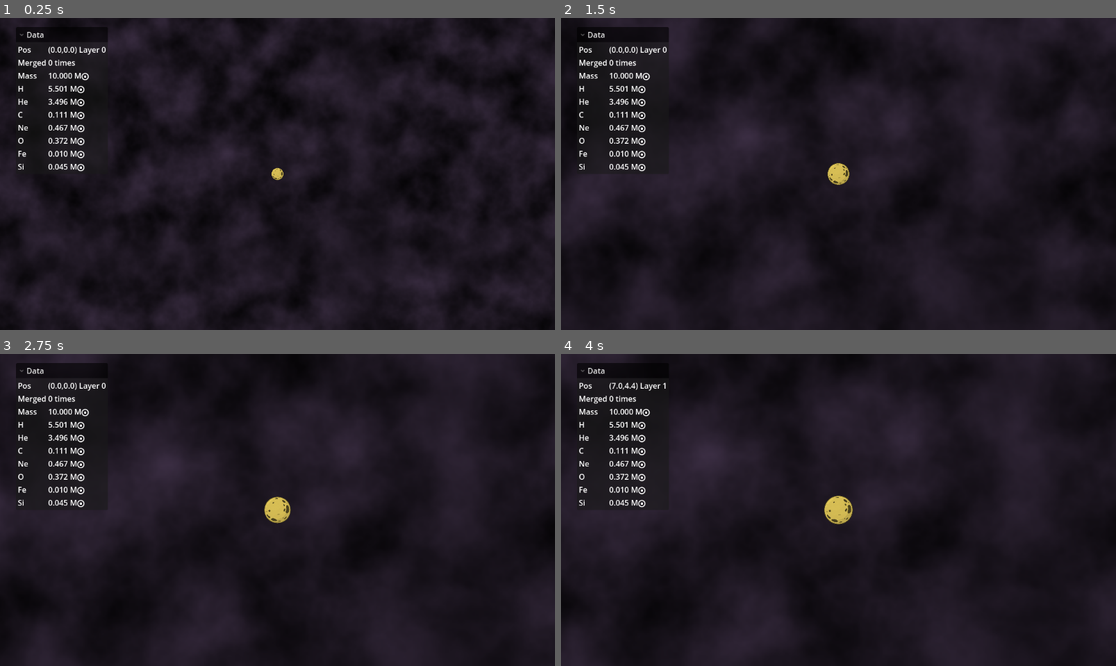
Above: before the commit, frames 1-4 (two rows, left to right).
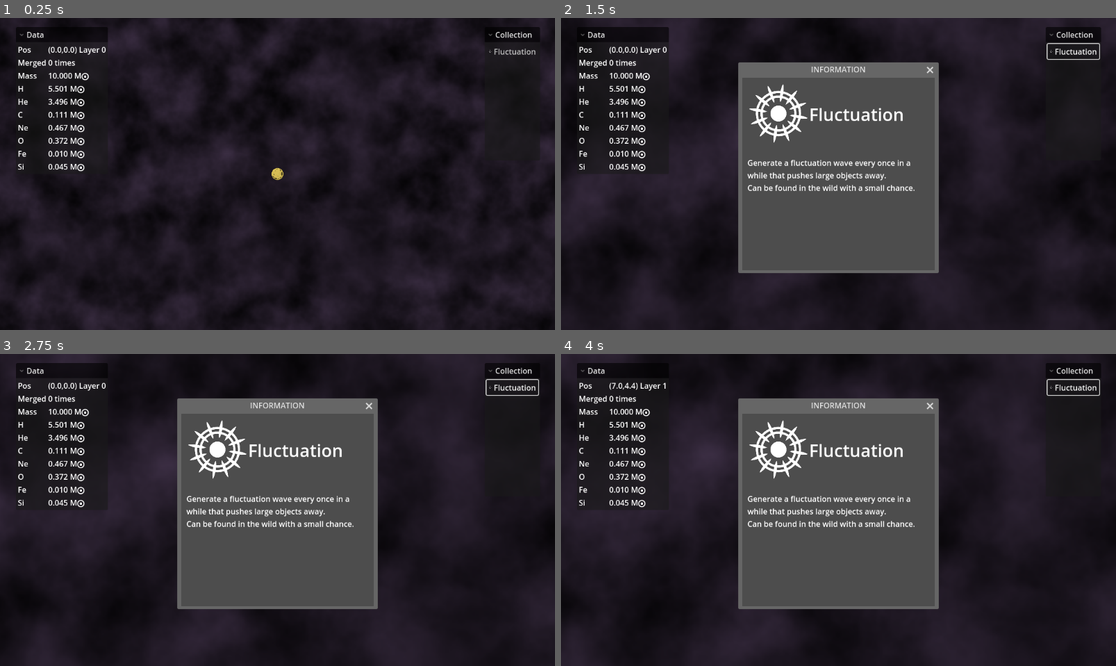
Above: after the commit, the same moments.

Repository: HellHoleStudios/ldjam58
Game: Godot game, scene res://scene/game.tscn
Two runs of this game, one before a commit and one after it. Both use one fixed random seed, a clock stepped at 60 frames per second and the inputs below.
Inputs (mouse positions are in pixels of both pictures, inside the frame that each line leads up to):
- Up to frame 1 (0.25 s): no input
- Up to frame 2 (1.5 s): click (1071, 52) at 0.5 s, where only the run after the commit has a clickable "Fluctuation"; click (1071, 52) at 1.25 s, where only the run after the commit has a clickable "Fluctuation"
- Up to frame 3 (2.75 s): click (510, 388) at 2 s, where only the run after the commit has a clickable "Fluctuation"
- Up to frame 4 (4 s): tap A (A) at 2.85 s; tap D (D) at 3.05, 3.6 s; tap Enter at 3.5 s; tap S (S) at 3.8 s

The runs differ from the first frame. In frame 1, 0.2% of the frame differs, in the area x 87-98%, y 2-12%; in frame 2, 25%, in the area x 31-98%, y 2-82%; in frame 3, 25%; in frame 4, 25%.

Commit message:
Collection Container

Diff:
--- a/scene/game.tscn
+++ b/scene/game.tscn
@@ -1,12 +1,14 @@
-[gd_scene load_steps=12 format=3 uid="uid://brvqecxd83x06"]
+[gd_scene load_steps=14 format=3 uid="uid://brvqecxd83x06"]
 
 [ext_resource type="Script" uid="uid://ca7xk712gbxyn" path="res://script/ui/player.gd" id="1_5kiuu"]
 [ext_resource type="Script" uid="uid://dvr080hibocwr" path="res://script/game.gd" id="1_dbls1"]
 [ext_resource type="Script" uid="uid://dfn701536rkc8" path="res://script/bg.gd" id="2_xwcet"]
 [ext_resource type="Texture2D" uid="uid://bqkb8gkwqnw35" path="res://texture/planet1_nocolor.png" id="4_xlg7c"]
-[ext_resource type="Script" path="res://script/ui/ui_root.gd" id="4_xwcet"]
+[ext_resource type="Script" uid="uid://cf1vehsg3by0e" path="res://script/ui/ui_root.gd" id="4_xwcet"]
 [ext_resource type="Script" uid="uid://7ffiw4pcdjd1" path="res://script/ui/data_container.gd" id="5_p1ry8"]
-[ext_resource type="Script" path="res://script/ui/camera.gd" id="5_qpk70"]
+[ext_resource type="Script" uid="uid://b252cafvsi48r" path="res://script/ui/camera.gd" id="5_qpk70"]
+[ext_resource type="Script" uid="uid://b2bojqc03srss" path="res://script/ui/collection_container.gd" id="8_ll5lq"]
+[ext_resource type="Texture2D" uid="uid://cuxpgrm64au7k" path="res://texture/feature/Fluctuation.png" id="9_17rxn"]
 
 [sub_resource type="Gradient" id="Gradient_5kiuu"]
 colors = PackedColorArray(0, 0, 0, 1, 0.23137255, 0.18039216, 0.2627451, 1)
@@ -100,4 +102,52 @@
 layout_mode = 2
 text = "1.234kg"
 
+[node name="CollectionContainer" type="FoldableContainer" parent="CanvasLayer/UIRoot"]
+layout_mode = 1
+anchors_preset = 1
+anchor_left = 1.0
+anchor_right = 1.0
+offset_left = 966.0
+offset_top = 19.0
+offset_right = 1081.0
+offset_bottom = 296.0
+grow_horizontal = 0
+title = "Collection"
+
+[node name="VBoxContainer" type="VBoxContainer" parent="CanvasLayer/UIRoot/CollectionContainer"]
+layout_mode = 2
+script = ExtResource("8_ll5lq")
+
+[node name="Window" type="Window" parent="CanvasLayer/UIRoot/CollectionContainer"]
+oversampling_override = 1.0
+title = "INFORMATION"
+initial_position = 1
+size = Vector2i(400, 400)
+visible = false
+
+[node name="TextureRect" type="TextureRect" parent="CanvasLayer/UIRoot/CollectionContainer/Window"]
+offset_left = 11.0
+offset_top = 11.0
+offset_right = 139.0
+offset_bottom = 139.0
+texture = ExtResource("9_17rxn")
+expand_mode = 2
+
+[node name="Label" type="Label" parent="CanvasLayer/UIRoot/CollectionContainer/Window"]
+offset_left = 139.0
+offset_top = 51.0
+offset_right = 387.0
+offset_bottom = 101.0
+theme_override_font_sizes/font_size = 36
+text = "Feature Name"
+
+[node name="Label2" type="Label" parent="CanvasLayer/UIRoot/CollectionContainer/Window"]
+offset_left = 11.0
+offset_top = 139.0
+offset_right = 387.0
+offset_bottom = 387.0
+text = "Feature Description Goes Here!!!"
+autowrap_mode = 3
+
 [connection signal="body_entered" from="player" to="player" method="_on_body_entered"]
+[connection signal="close_requested" from="CanvasLayer/UIRoot/CollectionContainer/Window" to="CanvasLayer/UIRoot/CollectionContainer/VBoxContainer" method="_on_window_close_requested"]
--- a/script/features/Fluctuation.gd
+++ b/script/features/Fluctuation.gd
@@ -5,6 +5,14 @@
 
 var timer = 0
 var interval = 2
+
+static func get_feature_name() -> String:
+	return "Fluctuation"
+static func get_feature_desc() -> String:
+	return """
+Generate a fluctuation wave every once in a while that pushes large objects away.
+Can be found in the wild with a small chance.
+	"""
 
 func process(delta: float) -> void:
 	timer += delta
--- a/script/game.gd
+++ b/script/game.gd
@@ -1,9 +1,13 @@
 extends Node2D
 class_name Game
 static var instance: Game
+
+signal init_features_finished
+
 func _ready() -> void:
 	instance = self
 	init_features()
+	init_features_finished.emit()
 
 # 玩家位置和边界参数
 var player_pos: Vector2 = Vector2.ZERO
@@ -52,7 +56,7 @@
 		var density = boundary_radius * boundary_radius / density_ratio
 		var spawn_count = int(area_accum / density)
 
-		print(spawn_count)
+		#print(spawn_count)
 		for i in range(spawn_count):
 			# 计算玩家移动方向
 			var move_vec = player_pos - last_player_pos
@@ -82,7 +86,7 @@
 var features = []
 func init_features():
 	features = []
-	var dir = DirAccess.open("res://script/features")
+	var dir = DirAccess.open("res://script/features") # FIXME according to doc this is not correct.
 	if dir:
 		dir.list_dir_begin()
 		var file_name = dir.get_next()
--- a/script/obj/StarFeature.gd
+++ b/script/obj/StarFeature.gd
@@ -3,23 +3,28 @@
 var star: Star
 var level: int
 
+static func get_feature_name() -> String:
+	return "MISSINGNO"
+static func get_feature_desc() -> String:
+	return "MISSINGDESC"
+
 func init(_star: Star, _level: int) -> void:
-    star = _star
-    level = _level
-    star.features.append(self)
+	star = _star
+	level = _level
+	star.features.append(self)
 
 func _init(_star: Star, _level: int):
-    init(_star, _level)
+	init(_star, _level)
 
 # virtual
 func process(delta: float) -> void:
-    pass
+	pass
 
 func draw() -> void:
-    pass
+	pass
 
 func merge(other: StarFeature) -> void:
-    level += other.level
+	level += other.level
 
 static func generate_weight(stars: Array[Node], player: PlayerStar) -> float:
-    return 100
+	return 100
--- /dev/null
+++ b/script/ui/collection_container.gd
@@ -0,0 +1,35 @@
+extends VBoxContainer
+
+func init():
+	# Feature:StarFeature . Fuck godot!!
+	for feature in Game.instance.features:
+		var lbl=Button.new()
+		lbl.name=feature.get_feature_name()
+		lbl.text=feature.get_feature_name()
+		lbl.flat=true
+		lbl.icon=load("res://texture/feature/%s.png"%(feature.get_feature_name()))
+		lbl.add_theme_color_override("font_color",Color.GRAY) # Fuck here too
+		lbl.add_theme_color_override("font_focus_color",Color.GRAY) # Fuck here too
+		lbl.expand_icon=true
+		lbl.pressed.connect(func(): open_salami(feature))
+		#lbl.font_color=Color.GRAY
+		add_child(lbl)
+
+func open_salami(feature):
+	$"../Window/TextureRect".texture=load("res://texture/feature/%s.png"%(feature.get_feature_name()))
+	$"../Window/Label".text=feature.get_feature_name()
+	$"../Window/Label2".text=feature.get_feature_desc()
+	$"../Window".popup_centered()
+
+func _process(delta: float) -> void:
+	if get_child_count()==0:
+		init()
+
+	for i:StarFeature in %player.features:
+		get_node(i.get_feature_name()).add_theme_color_override("font_color",Color.GREEN)
+		get_node(i.get_feature_name()).add_theme_color_override("font_focus_color",Color.GREEN) # Fuck here too
+
+
+
+func _on_window_close_requested() -> void:
+	$"../Window".hide()
Not shown: 1 places in partial/explosion.tscn that only renumber resources
Not shown, added: script/ui/collection_container.gd.uid
Binary file added: texture/feature/Fluctuation.png
Not shown, added: texture/feature/Fluctuation.png.import
